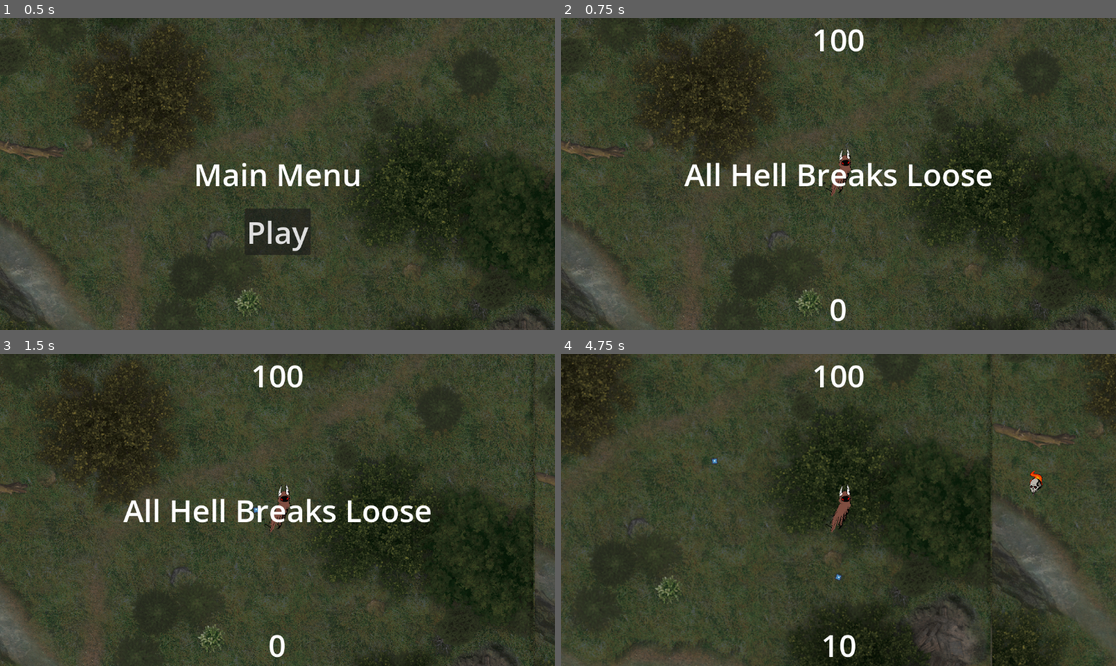
Above: before the commit, frames 1-4 (two rows, left to right).
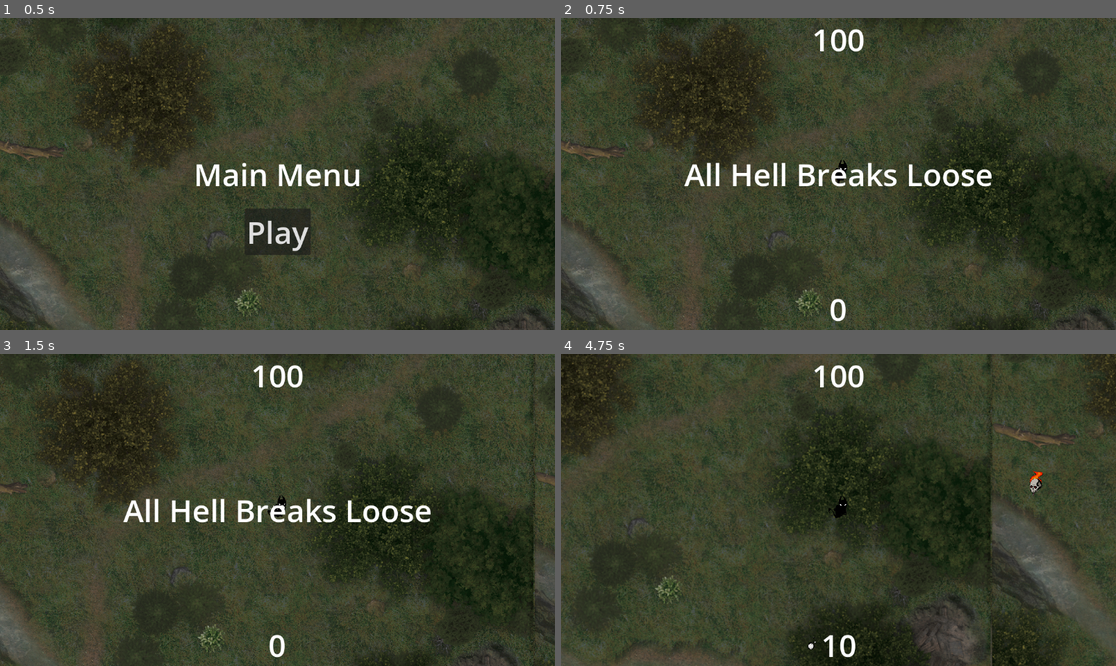
Above: after the commit, the same moments.

Repository: Evanev7/stellub
Game: Godot game, scene res://scenes/main.tscn
The game is run twice, just before and just after one commit, with the same random seed, the same clock (stepped at 60 frames per second) and the same inputs. The engine's default icon, where the game draws it, is replaced by a stand-in: a white triangle on a blue panel in a dark square.
Inputs (mouse positions are in pixels of both pictures, inside the frame that each line leads up to):
- Up to frame 1 (0.5 s): no input
- Up to frame 2 (0.75 s): click "Play" at 0.5 s
- Up to frame 3 (1.5 s): tap Enter at 1.25 s; move the mouse to (399, 494) at 1.27 s; hold D (move_right) from 1.28 s (still down); click (399, 494) at 1.35 s
- Up to frame 4 (4.75 s): move the mouse to (727, 525) at 2.02 s; release D (move_right) at 2.03 s; hold S (move_down) 2.03-2.78 s; tap Shift (walk) at 2.1 s; move the mouse to (894, 441) at 2.77 s; hold D (move_right) 2.78-3.5 s; hold R 2.78-3.5 s; click "Shot spread decrease" at 3.5 s; tap Space at 4.25 s; move the mouse to (810, 572) at 4.27 s; hold W (move_up) from 4.28 s (still down); click (810, 572) at 4.35 s

Frame 1 is identical in both runs. In frame 2, 0.2% of the frame differs, in the area x 47-53%, y 41-58%; in frame 3, 0.2%; in frame 4, 0.4%, in the area x 27-87%, y 33-95%.

Commit message:
Improved bullet resources, added bullet sprites

Diff:
--- a/resources/bullets/angel_worshipper_bullet.tres
+++ b/resources/bullets/angel_worshipper_bullet.tres
@@ -1,16 +1,19 @@
-[gd_resource type="Resource" script_class="BulletResource" load_steps=2 format=3 uid="uid://djfx5xxn1qv5u"]
+[gd_resource type="Resource" script_class="BulletResource" load_steps=3 format=3 uid="uid://djfx5xxn1qv5u"]
 
+[ext_resource type="SpriteFrames" uid="uid://d35p6avthydix" path="res://resources/bullets/angel_worshipper_spriteframes.tres" id="1_apf0g"]
 [ext_resource type="Script" path="res://scripts/bullet_resource.gd" id="1_ntmv1"]
 
 [resource]
 script = ExtResource("1_ntmv1")
 source = "angel_worshipper"
-speed = 400.0
+animation = ExtResource("1_apf0g")
+start_range = 0
 lifetime = 20
 bullet_range = 1000
 damage = 2
 fire_delay = 25
 multishot = 1
+size = Vector2(1, 1)
 shot_spread = 0.261799
 shot_inaccuracy = 0.0981748
-shot_speed = 0.8
+shot_speed = 300.0
--- /dev/null
+++ b/resources/bullets/angel_worshipper_spriteframes.tres
@@ -0,0 +1,14 @@
+[gd_resource type="SpriteFrames" load_steps=2 format=3 uid="uid://d35p6avthydix"]
+
+[ext_resource type="Texture2D" uid="uid://b6y7giikvs0aa" path="res://art/bullets/enemies/bullet_orange.png" id="1_prgg1"]
+
+[resource]
+animations = [{
+"frames": [{
+"duration": 1.0,
+"texture": ExtResource("1_prgg1")
+}],
+"loop": true,
+"name": &"default",
+"speed": 5.0
+}]
--- a/resources/bullets/demon_skull_bullet.tres
+++ b/resources/bullets/demon_skull_bullet.tres
@@ -1,16 +1,19 @@
-[gd_resource type="Resource" script_class="BulletResource" load_steps=2 format=3 uid="uid://d1bfxwthry8hx"]
+[gd_resource type="Resource" script_class="BulletResource" load_steps=3 format=3 uid="uid://d1bfxwthry8hx"]
 
 [ext_resource type="Script" path="res://scripts/bullet_resource.gd" id="1_eenvt"]
+[ext_resource type="SpriteFrames" uid="uid://d35p6avthydix" path="res://resources/bullets/angel_worshipper_spriteframes.tres" id="1_hlmbc"]
 
 [resource]
 script = ExtResource("1_eenvt")
 source = "demon_skull"
-speed = 400
-lifetime = 20
+animation = ExtResource("1_hlmbc")
+start_range = 100
+lifetime = 2
 bullet_range = 1000
 damage = 1
 fire_delay = 60
-multishot = 1
-shot_spread = 0.0
-shot_inaccuracy = 0.0
+multishot = 20
+size = Vector2(5, 1)
+shot_spread = 6.283
+shot_inaccuracy = 0.0981748
 shot_speed = 1.0
--- a/resources/bullets/player/player_bullet.tres
+++ b/resources/bullets/player/player_bullet.tres
@@ -7,12 +7,13 @@
 script = ExtResource("1_dmiyo")
 source = "player"
 animation = ExtResource("1_eteat")
-speed = 0.99
+start_range = 0
 lifetime = 20
 bullet_range = 1000
 damage = 1
-fire_delay = 60
+fire_delay = 15
 multishot = 1
-shot_spread = 0.0
-shot_inaccuracy = 0.0
-shot_speed = 1.0
+size = Vector2(1, 1)
+shot_spread = 0.261799
+shot_inaccuracy = 0.0981748
+shot_speed = 400.0
--- a/resources/bullets/player/player_bullet_spriteframes.tres
+++ b/resources/bullets/player/player_bullet_spriteframes.tres
@@ -1,14 +1,22 @@
-[gd_resource type="SpriteFrames" load_steps=2 format=3 uid="uid://cbfq7bqkgh3ti"]
+[gd_resource type="SpriteFrames" load_steps=4 format=3 uid="uid://cbfq7bqkgh3ti"]
 
-[ext_resource type="Texture2D" uid="uid://b6y7giikvs0aa" path="res://art/player/bullet_orange.png" id="1_yhfkg"]
+[ext_resource type="Texture2D" uid="uid://cy2ajprj0e7h5" path="res://art/bullets/player/simple_bullet_1.png" id="1_e5j0q"]
+[ext_resource type="Texture2D" uid="uid://b1vinjcjjtwic" path="res://art/bullets/player/simple_bullet_2.png" id="2_2xlka"]
+[ext_resource type="Texture2D" uid="uid://3u505qc8u7bp" path="res://art/bullets/player/simple_bullet_3.png" id="3_60yrn"]
 
 [resource]
 animations = [{
 "frames": [{
 "duration": 1.0,
-"texture": ExtResource("1_yhfkg")
+"texture": ExtResource("1_e5j0q")
+}, {
+"duration": 1.0,
+"texture": ExtResource("2_2xlka")
+}, {
+"duration": 1.0,
+"texture": ExtResource("3_60yrn")
 }],
 "loop": true,
-"name": &"orange",
-"speed": 5.0
+"name": &"simple",
+"speed": 10.0
 }]
--- /dev/null
+++ b/resources/bullets/player/ring_bullet_example.tres
@@ -0,0 +1,16 @@
+[gd_resource type="Resource" script_class="BulletResource" load_steps=2 format=3 uid="uid://blj23rv0yu4tj"]
+
+[ext_resource type="Script" path="res://scripts/bullet_resource.gd" id="1_ybxq0"]
+
+[resource]
+script = ExtResource("1_ybxq0")
+source = ""
+start_range = 0
+lifetime = 20
+bullet_range = 1000
+damage = 1
+fire_delay = 15
+multishot = 1
+shot_spread = 0.261799
+shot_inaccuracy = 0.0981748
+shot_speed = 400.0
--- a/resources/enemy/angel_crusader_spriteframes.tres
+++ b/resources/enemy/angel_crusader_spriteframes.tres
@@ -1,6 +1,6 @@
 [gd_resource type="SpriteFrames" load_steps=2 format=3 uid="uid://c5w2hlo8p3tfl"]
 
-[ext_resource type="Texture2D" uid="uid://bqiq7m00kuq25" path="res://art/angel_crusader.png" id="1_blmm7"]
+[ext_resource type="Texture2D" uid="uid://bqiq7m00kuq25" path="res://art/enemies/angel_crusader.png" id="1_blmm7"]
 
 [resource]
 animations = [{
--- a/resources/enemy/angel_warrior_spriteframes.tres
+++ b/resources/enemy/angel_warrior_spriteframes.tres
@@ -1,6 +1,6 @@
 [gd_resource type="SpriteFrames" load_steps=2 format=3 uid="uid://c22qlxbjv85pf"]
 
-[ext_resource type="Texture2D" uid="uid://dm0cohiqw3sbk" path="res://art/angel_warrior.png" id="1_efrcl"]
+[ext_resource type="Texture2D" uid="uid://dm0cohiqw3sbk" path="res://art/enemies/angel_warrior.png" id="1_efrcl"]
 
 [resource]
 animations = [{
--- a/resources/enemy/angel_worshipper_spriteframes.tres
+++ b/resources/enemy/angel_worshipper_spriteframes.tres
@@ -1,6 +1,6 @@
 [gd_resource type="SpriteFrames" load_steps=2 format=3 uid="uid://b1je1icd33jis"]
 
-[ext_resource type="Texture2D" uid="uid://bjs8nkf0k72xg" path="res://art/angel_worshipper.png" id="1_2o5g4"]
+[ext_resource type="Texture2D" uid="uid://bjs8nkf0k72xg" path="res://art/enemies/angel_worshipper.png" id="1_2o5g4"]
 
 [resource]
 animations = [{
--- a/resources/enemy/demon_dog_spriteframes.tres
+++ b/resources/enemy/demon_dog_spriteframes.tres
@@ -1,6 +1,6 @@
 [gd_resource type="SpriteFrames" load_steps=2 format=3 uid="uid://6xmqo1j5gqfr"]
 
-[ext_resource type="Texture2D" uid="uid://bk3vxhcckppe1" path="res://art/demon_dog.png" id="1_gc1lh"]
+[ext_resource type="Texture2D" uid="uid://bk3vxhcckppe1" path="res://art/enemies/demon_dog.png" id="1_gc1lh"]
 
 [resource]
 animations = [{
--- a/resources/enemy/demon_skeleton_spriteframes.tres
+++ b/resources/enemy/demon_skeleton_spriteframes.tres
@@ -1,6 +1,6 @@
 [gd_resource type="SpriteFrames" load_steps=2 format=3 uid="uid://bpernxx6xbtyn"]
 
-[ext_resource type="Texture2D" uid="uid://nm60sm6hcvxw" path="res://art/demon_skeleton.png" id="1_br76i"]
+[ext_resource type="Texture2D" uid="uid://nm60sm6hcvxw" path="res://art/enemies/demon_skeleton.png" id="1_br76i"]
 
 [resource]
 animations = [{
--- a/resources/enemy/demon_skull.tres
+++ b/resources/enemy/demon_skull.tres
@@ -1,22 +1,10 @@
-[gd_resource type="Resource" script_class="EnemyResource" load_steps=7 format=3 uid="uid://dh8xipsw2bu5w"]
+[gd_resource type="Resource" script_class="EnemyResource" load_steps=6 format=3 uid="uid://dh8xipsw2bu5w"]
 
 [ext_resource type="SpriteFrames" uid="uid://ca587shs88m53" path="res://resources/enemy/demon_skull_spriteframes.tres" id="1_2871i"]
-[ext_resource type="Script" path="res://scripts/bullet_resource.gd" id="2_j5gf3"]
+[ext_resource type="Resource" uid="uid://d1bfxwthry8hx" path="res://resources/bullets/demon_skull_bullet.tres" id="2_f1cd4"]
 [ext_resource type="Shape2D" uid="uid://dr5jvbncl03hq" path="res://resources/hitboxes/demon_skull_collisionbox.tres" id="2_tus1j"]
 [ext_resource type="Shape2D" uid="uid://djf6iuj2avegd" path="res://resources/hitboxes/demon_skull_hitbox.tres" id="3_ar40s"]
 [ext_resource type="Script" path="res://scripts/enemy_resource.gd" id="5_o1wk7"]
-
-[sub_resource type="Resource" id="Resource_4yfpp"]
-script = ExtResource("2_j5gf3")
-speed = 400
-lifetime = 20
-bullet_range = 1000
-damage = 1
-fire_delay = 60
-multishot = 1
-shot_spread = 0.0
-shot_inaccuracy = 0.0
-shot_speed = 1.0
 
 [resource]
 script = ExtResource("5_o1wk7")
@@ -33,4 +21,4 @@
 HITBOX = ExtResource("3_ar40s")
 HURTBOX = ExtResource("3_ar40s")
 COLLIDER = ExtResource("2_tus1j")
-BULLET = SubResource("Resource_4yfpp")
+BULLET = ExtResource("2_f1cd4")
--- a/resources/enemy/demon_skull_spriteframes.tres
+++ b/resources/enemy/demon_skull_spriteframes.tres
@@ -1,8 +1,8 @@
 [gd_resource type="SpriteFrames" load_steps=4 format=3 uid="uid://ca587shs88m53"]
 
-[ext_resource type="Texture2D" uid="uid://dgyj58e4c5d1a" path="res://art/demon_skull_1.png" id="1_aet8f"]
-[ext_resource type="Texture2D" uid="uid://cno1swqj8u1b5" path="res://art/demon_skull_2.png" id="2_k5lcy"]
-[ext_resource type="Texture2D" uid="uid://d2umxemh1oo7r" path="res://art/demon_skull_3.png" id="3_kery1"]
+[ext_resource type="Texture2D" uid="uid://dgyj58e4c5d1a" path="res://art/enemies/demon_skull_1.png" id="1_aet8f"]
+[ext_resource type="Texture2D" uid="uid://cno1swqj8u1b5" path="res://art/enemies/demon_skull_2.png" id="2_k5lcy"]
+[ext_resource type="Texture2D" uid="uid://d2umxemh1oo7r" path="res://art/enemies/demon_skull_3.png" id="3_kery1"]
 
 [resource]
 animations = [{
--- a/scenes/bullet.tscn
+++ b/scenes/bullet.tscn
@@ -1,7 +1,7 @@
 [gd_scene load_steps=4 format=3 uid="uid://dldkm6m8ux87t"]
 
 [ext_resource type="Script" path="res://scripts/bullet.gd" id="1_vy7io"]
-[ext_resource type="Texture2D" uid="uid://clyycn7uujclo" path="res://art/icon.svg" id="2_xvrui"]
+[ext_resource type="SpriteFrames" uid="uid://cbfq7bqkgh3ti" path="res://resources/bullets/player/player_bullet_spriteframes.tres" id="2_p3jja"]
 
 [sub_resource type="CircleShape2D" id="CircleShape2D_rwjyl"]
 
@@ -11,13 +11,15 @@
 script = ExtResource("1_vy7io")
 
 [node name="CollisionShape2D" type="CollisionShape2D" parent="."]
+scale = Vector2(1.5, 1.5)
 shape = SubResource("CircleShape2D_rwjyl")
-
-[node name="Sprite2D" type="Sprite2D" parent="."]
-scale = Vector2(0.1, 0.1)
-texture = ExtResource("2_xvrui")
 
 [node name="SelfDestruct" type="Timer" parent="."]
 one_shot = true
 
+[node name="AnimatedSprite2D" type="AnimatedSprite2D" parent="."]
+scale = Vector2(0.03, 0.03)
+sprite_frames = ExtResource("2_p3jja")
+animation = &"simple"
+
 [connection signal="timeout" from="SelfDestruct" to="." method="_on_self_destruct_timeout"]
--- a/scenes/main.tscn
+++ b/scenes/main.tscn
@@ -6,13 +6,13 @@
 [ext_resource type="PackedScene" uid="uid://dldkm6m8ux87t" path="res://scenes/bullet.tscn" id="3_8vuuc"]
 [ext_resource type="Resource" uid="uid://dh8xipsw2bu5w" path="res://resources/enemy/demon_skull.tres" id="4_ikhts"]
 [ext_resource type="PackedScene" uid="uid://1dmnavilcwx5" path="res://scenes/upgradeHUD.tscn" id="4_ls5jb"]
-[ext_resource type="Texture2D" uid="uid://dkgw6o04xoqp3" path="res://art/woodsSummer01.png" id="4_mmhf2"]
 [ext_resource type="Resource" uid="uid://doalqpgaptgxa" path="res://resources/enemy/demon_dog.tres" id="5_3s043"]
 [ext_resource type="PackedScene" uid="uid://cnepphpba8e8u" path="res://scenes/player.tscn" id="5_a3mdk"]
 [ext_resource type="Resource" uid="uid://bqyg0clrpkdim" path="res://resources/enemy/demon_skeleton.tres" id="6_8vwn2"]
 [ext_resource type="Resource" uid="uid://djjvchiit0f0n" path="res://resources/enemy/angel_worshipper.tres" id="7_c5yt3"]
 [ext_resource type="Resource" uid="uid://bnoj3uq3e6s17" path="res://resources/enemy/angel_warrior.tres" id="8_vk0tv"]
 [ext_resource type="Resource" uid="uid://daslelns8qmfv" path="res://resources/enemy/angel_crusader.tres" id="9_d18g6"]
+[ext_resource type="Texture2D" uid="uid://dkgw6o04xoqp3" path="res://art/backgrounds/woodsSummer01.png" id="10_etv84"]
 
 [node name="Main" type="Node"]
 script = ExtResource("1_jwdk3")
@@ -25,7 +25,7 @@
 offset_top = -23486.0
 offset_right = 26566.0
 offset_bottom = 27643.0
-texture = ExtResource("4_mmhf2")
+texture = ExtResource("10_etv84")
 expand_mode = 4
 stretch_mode = 1
 
--- a/scenes/player.tscn
+++ b/scenes/player.tscn
@@ -1,18 +1,47 @@
-[gd_scene load_steps=10 format=3 uid="uid://cnepphpba8e8u"]
+[gd_scene load_steps=21 format=3 uid="uid://cnepphpba8e8u"]
 
 [ext_resource type="Script" path="res://scripts/player.gd" id="1_m0lvq"]
 [ext_resource type="Resource" uid="uid://ccpb4udi5owpj" path="res://resources/bullets/player/player_bullet.tres" id="2_02d8s"]
-[ext_resource type="Texture2D" uid="uid://c5nb4anhp1gyj" path="res://art/player/player_test_1.png" id="2_bfyyv"]
-[ext_resource type="Texture2D" uid="uid://ckgv2hbkgpbtn" path="res://art/player/player_test_2.png" id="3_36yfj"]
+[ext_resource type="Texture2D" uid="uid://kwiitmwbn82r" path="res://art/player/level 0/player_0_1.png" id="3_ik71x"]
 [ext_resource type="Texture2D" uid="uid://y6yq787ii3ci" path="res://art/player/player_test_3.png" id="4_laehl"]
+[ext_resource type="Texture2D" uid="uid://6fmtfmpb5kvf" path="res://art/player/level 0/player_0_2.png" id="4_p28ir"]
+[ext_resource type="Texture2D" uid="uid://q4hnsccll683" path="res://art/player/level 0/player_0_3.png" id="5_3s83j"]
 [ext_resource type="Texture2D" uid="uid://jiw1ymwlkxj6" path="res://art/player/player_test_4.png" id="5_nvavr"]
+[ext_resource type="Texture2D" uid="uid://bjg8vyygbxi04" path="res://art/player/level 0/player_0_4.png" id="6_g2igm"]
 [ext_resource type="Texture2D" uid="uid://d1dfki2h320ji" path="res://art/player/player_test_5.png" id="6_h17ss"]
+[ext_resource type="Texture2D" uid="uid://o0msfnfm4y7o" path="res://art/player/level 0/player_0_5.png" id="7_4eppl"]
+[ext_resource type="Texture2D" uid="uid://tmp2otav6p5l" path="res://art/player/level 0/player_0_6.png" id="8_kdnob"]
+[ext_resource type="Texture2D" uid="uid://tpc3mueldlr1" path="res://art/player/level 0/player_0_7.png" id="9_0ufjp"]
+[ext_resource type="Texture2D" uid="uid://jjdbr2dauvu0" path="res://art/player/level 1/player_1_1.png" id="10_nbw6c"]
+[ext_resource type="Texture2D" uid="uid://bdi8l12af81oh" path="res://art/player/level 1/player_1_2.png" id="11_ydnhj"]
+[ext_resource type="Texture2D" uid="uid://d38sqt6g8no0c" path="res://art/player/level 1/player_1_3.png" id="12_b5eo3"]
+[ext_resource type="Texture2D" uid="uid://dgd3v4um63ilg" path="res://art/player/level 1/player_1_4.png" id="13_t3qt6"]
+[ext_resource type="Texture2D" uid="uid://b61euv0sv1s35" path="res://art/player/level 1/player_1_5.png" id="14_60gpg"]
+[ext_resource type="Texture2D" uid="uid://bmth7utk22aok" path="res://art/player/level 1/player_1_7.png" id="16_j4f7o"]
 
 [sub_resource type="SpriteFrames" id="SpriteFrames_whc3w"]
 animations = [{
 "frames": [{
 "duration": 1.0,
-"texture": ExtResource("2_bfyyv")
+"texture": ExtResource("3_ik71x")
+}, {
+"duration": 1.0,
+"texture": ExtResource("4_p28ir")
+}, {
+"duration": 1.0,
+"texture": ExtResource("5_3s83j")
+}, {
+"duration": 1.0,
+"texture": ExtResource("6_g2igm")
+}, {
+"duration": 1.0,
+"texture": ExtResource("7_4eppl")
+}, {
+"duration": 1.0,
+"texture": ExtResource("8_kdnob")
+}, {
+"duration": 1.0,
+"texture": ExtResource("9_0ufjp")
 }],
 "loop": true,
 "name": &"level 0",
@@ -20,7 +49,22 @@
 }, {
 "frames": [{
 "duration": 1.0,
-"texture": ExtResource("3_36yfj")
+"texture": ExtResource("10_nbw6c")
+}, {
+"duration": 1.0,
+"texture": ExtResource("11_ydnhj")
+}, {
+"duration": 1.0,
+"texture": ExtResource("12_b5eo3")
+}, {
+"duration": 1.0,
+"texture": ExtResource("13_t3qt6")
+}, {
+"duration": 1.0,
+"texture": ExtResource("14_60gpg")
+}, {
+"duration": 1.0,
+"texture": ExtResource("16_j4f7o")
 }],
 "loop": true,
 "name": &"level 1",
@@ -60,15 +104,12 @@
 bullet = ExtResource("2_02d8s")
 
 [node name="AnimatedSprite2D" type="AnimatedSprite2D" parent="."]
-position = Vector2(-4, 0)
-scale = Vector2(0.07, 0.07)
+scale = Vector2(0.05, 0.05)
 sprite_frames = SubResource("SpriteFrames_whc3w")
-animation = &"level 4"
+animation = &"level 1"
 
 [node name="CollisionShape2D" type="CollisionShape2D" parent="."]
-position = Vector2(8, -1)
-rotation = 0.23911
-scale = Vector2(0.5, 1.2)
+scale = Vector2(0.6, 0.6)
 shape = SubResource("RectangleShape2D_odef0")
 
 [node name="Camera2D" type="Camera2D" parent="."]
@@ -79,9 +120,7 @@
 collision_mask = 2
 
 [node name="CollisionShape2D2" type="CollisionShape2D" parent="Hurtbox"]
-position = Vector2(8, -1)
-rotation = 0.23911
-scale = Vector2(0.5, 1.2)
+scale = Vector2(0.6, 0.6)
 shape = SubResource("RectangleShape2D_odef0")
 
 [connection signal="area_entered" from="Hurtbox" to="." method="_on_hurtbox_area_entered"]
--- a/scripts/bullet.gd
+++ b/scripts/bullet.gd
@@ -1,10 +1,12 @@
 extends Area2D
 
 @onready var data: BulletResource
+@onready var sprite = $AnimatedSprite2D
 
 var direction: Vector2 = Vector2(0,0)
 var origin
 var _traveled_distance: float = 0.0
+
 
 
 # Called when the node enters the scene tree for the first time.
@@ -15,6 +17,8 @@
 	else:
 		set_collision_layer(2)
 
+	$AnimatedSprite2D.play()
+	sprite.sprite_frames = data.animation
 	$SelfDestruct.wait_time = data.lifetime
 	$SelfDestruct.start()
 	rotation = direction.angle()
@@ -24,7 +28,7 @@
 	if _traveled_distance > data.bullet_range:
 		queue_free()
 
-	var distance = data.speed * delta
+	var distance = data.shot_speed * delta
 	position += direction * distance
 
 	_traveled_distance += distance
--- a/scripts/bullet_resource.gd
+++ b/scripts/bullet_resource.gd
@@ -4,14 +4,19 @@
 
 @export var source: String
 @export var animation: SpriteFrames
-@export var speed: float = 400
+
+@export var start_range: int = 0
 @export var lifetime: int = 20
 @export var bullet_range: int = 1000
 @export var damage: int = 1
-
-
 @export var fire_delay: int = 15
 @export var multishot: int = 1
+@export var size := Vector2(1, 1)
+
+## Format: PI/x, default PI/12, 2*PI creates a circle
 @export var shot_spread: float = PI/12
+
+## Format: PI/x, default PI/32
 @export var shot_inaccuracy: float = PI/32
-@export var shot_speed: float = 0.99
+
+@export var shot_speed: float = 400
--- a/scripts/enemy.gd
+++ b/scripts/enemy.gd
@@ -46,9 +46,9 @@
 
 
 	# Select mob texture variants for later (This code is functional just unnecessary)
-#	var variants = $AnimatedSprite2D.sprite_frames.get_animation_names()
-#	mode = variants[randi() % variants.size()]
-#	animation_delay = randi_range(0,20)
+	var variants = $AnimatedSprite2D.sprite_frames.get_animation_names()
+	mode = variants[randi() % variants.size()]
+	animation_delay = randi_range(0,10)
 
 	add_to_group("enemy")
 	sway()
@@ -78,13 +78,13 @@
 		queue_free()
 		GameState.player.hit(value)
 
-#	if animation_delay < 0:
-#		pass
-#	elif animation_delay > 0:
-#		animation_delay -= 1
-#	elif animation_delay == 0:
-#		$AnimatedSprite2D.play(mode)
-#		animation_delay -= 1
+	if animation_delay < 0:
+		pass
+	elif animation_delay > 0:
+		animation_delay -= 1
+	elif animation_delay == 0:
+		$AnimatedSprite2D.play(mode)
+		animation_delay -= 1
 
 	if $Hurtbox.overlaps_body(GameState.player):
 		GameState.player.hurt(self)
--- a/scripts/main.gd
+++ b/scripts/main.gd
@@ -39,10 +39,14 @@
 			direction_offset += remap(index, 0, bullet_type.multishot-1, -bullet_type.shot_spread/2, bullet_type.shot_spread/2)
 		target_direction = target_direction.rotated(direction_offset)
 
+		var start_range = Vector2(bullet_type.start_range, bullet_type.start_range)
+		start_range *= target_direction
+
 		bullet.set("direction", target_direction)
 		bullet.set("data", bullet_type)
 		bullet.set("origin", origin)
-		bullet.set("position", origin.position)
+		bullet.set("position", origin.position + start_range)
+		bullet.set("scale", bullet_type.size)
 
 		add_child(bullet)
 
--- a/scripts/player.gd
+++ b/scripts/player.gd
@@ -12,16 +12,16 @@
 @export var STARTING_HP_MAX: int = 100
 
 ## Weapon Stats
-@export var STARTING_fire_delay: int = 15
-@export var STARTING_multishot: int = 1
-
-## Format: PI/x, default PI/12
-@export var STARTING_shot_spread: float = PI/12
-
-## Format: PI/x, default PI/32
-@export var STARTING_shot_inaccuracy: float = PI/32
-
-@export var STARTING_shot_speed: float = 0.99
+#@export var STARTING_fire_delay: int = 15
+#@export var STARTING_multishot: int = 1
+#
+### Format: PI/x, default PI/12
+#@export var STARTING_shot_spread: float = PI/12
+#
+### Format: PI/x, default PI/32
+#@export var STARTING_shot_inaccuracy: float = PI/32
+#
+#@export var STARTING_shot_speed: float = 0.99
 
 @export var bullet: BulletResource
 
@@ -43,7 +43,6 @@
 
 # Called when the node enters the scene tree for the first time.
 func _ready():
-	# bullet = BulletResource.new()
 	GameState.player = self
 	default_scale = self.scale
 	if not screen_size:
@@ -73,11 +72,6 @@
 	if Input.is_action_just_released("primary_fire"):
 		firing = false
 
-#	if self.velocity.x == -1:
-#		self.scale = Vector2(-default_scale.x, default_scale.y)
-#	elif self.velocity.x == 1:
-#		self.scale = default_scale
-
 	if velocity.length() > 0:
 		if walking:
 			velocity = velocity.normalized() * speed/2
@@ -96,7 +90,7 @@
 		# Walk animation
 		$AnimatedSprite2D.play()
 	else:
-		$AnimatedSprite2D.pause()
+		$AnimatedSprite2D.play()
 
 	if _fire_timer <= bullet.fire_delay:
 		_fire_timer += 1
@@ -129,11 +123,11 @@
 	hp_max = STARTING_HP_MAX
 
 	## Weapon Stats
-	bullet.fire_delay = STARTING_fire_delay
-	bullet.multishot = STARTING_multishot
-	bullet.shot_spread = STARTING_shot_spread
-	bullet.shot_inaccuracy = STARTING_shot_inaccuracy
-	bullet.shot_speed = STARTING_shot_speed
+#	bullet.fire_delay = STARTING_fire_delay
+#	bullet.multishot = STARTING_multishot
+#	bullet.shot_spread = STARTING_shot_spread
+#	bullet.shot_inaccuracy = STARTING_shot_inaccuracy
+#	bullet.shot_speed = STARTING_shot_speed
 
 
 func hurt(body):
Renamed: art/woodsSummer01.png -> art/backgrounds/woodsSummer01.png
Not shown, added: art/backgrounds/woodsSummer01.png.import
Renamed: art/player/bullet_orange.png -> art/bullets/enemies/bullet_orange.png
Not shown, changed: art/bullets/enemies/bullet_orange.png.import
Binary file added: art/bullets/player/simple_bullet_1.png
Not shown, added: art/bullets/player/simple_bullet_1.png.import
Binary file added: art/bullets/player/simple_bullet_2.png
Not shown, added: art/bullets/player/simple_bullet_2.png.import
Binary file added: art/bullets/player/simple_bullet_3.png
Not shown, added: art/bullets/player/simple_bullet_3.png.import
Renamed: art/angel_crusader.png -> art/enemies/angel_crusader.png
Not shown, added: art/enemies/angel_crusader.png.import
(and 44 more such lines)
